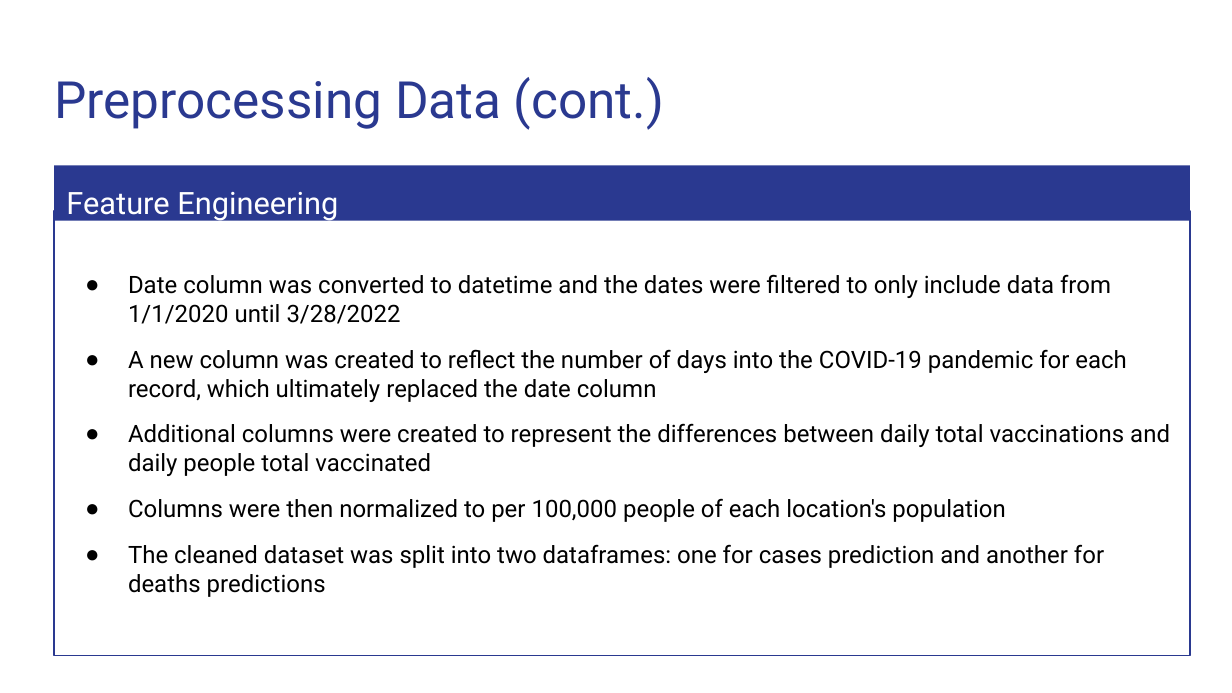
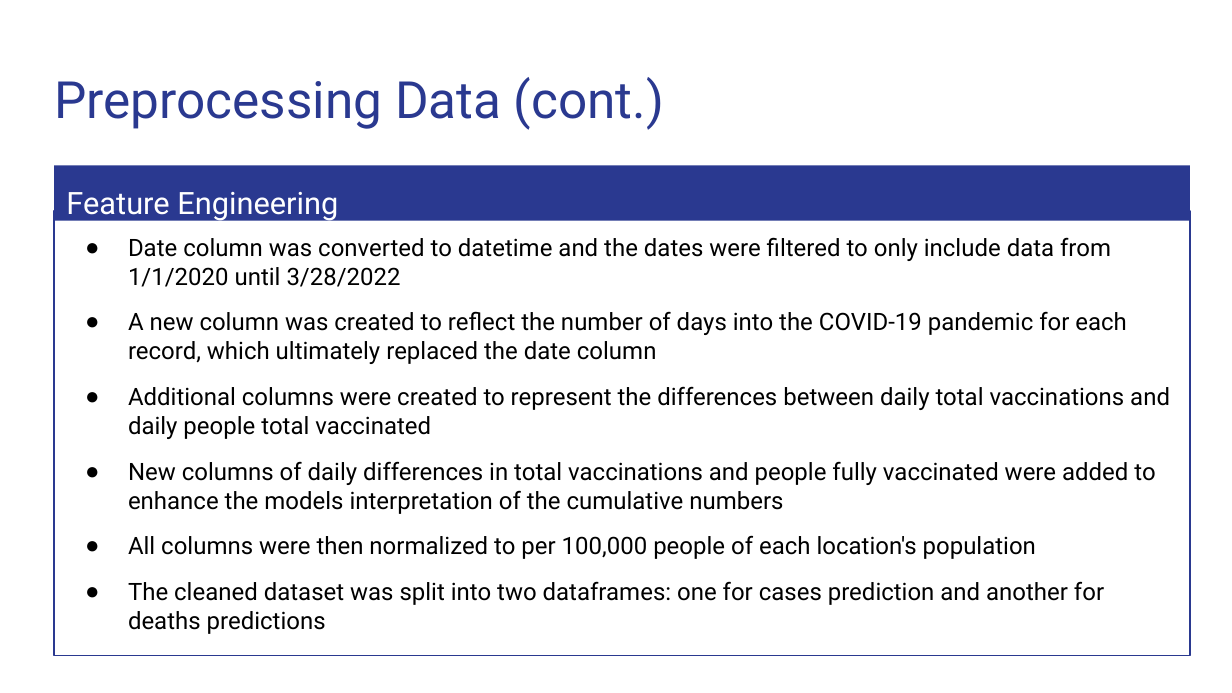
Before and after one commit to Magzzie/COVID-19_Analysis, a slide deck: slide 16 of COVID-19 Analysis.pptx. Drawn at 1232x693 pixels with LibreOffice and Linux fonts; fonts in the diff are those of the drawing. Boxes give left, top, right and bottom in pixels: in the first picture for what was removed or moved away, otherwise in the second. Text is boxed around its words. In the diff, an @@ line names an element or a change of style, - is before the commit and + after.

```diff
--- a/COVID-19 Analysis.pptx
+++ b/COVID-19 Analysis.pptx
@@ text in rectangle at (128, 461, 1155, 559): text changed @@
-● Columns were then normalized to per 100,000 people of each location's population
+● New columns of daily differences in total vaccinations and people fully vaccinated were added to enhance the models interpretation of the cumulative numbers
+● All columns were then normalized to per 100,000 people of each location's population
```
Also in this commit, not shown: 2 other slides changed, 12 slides added, 2 slides removed.
